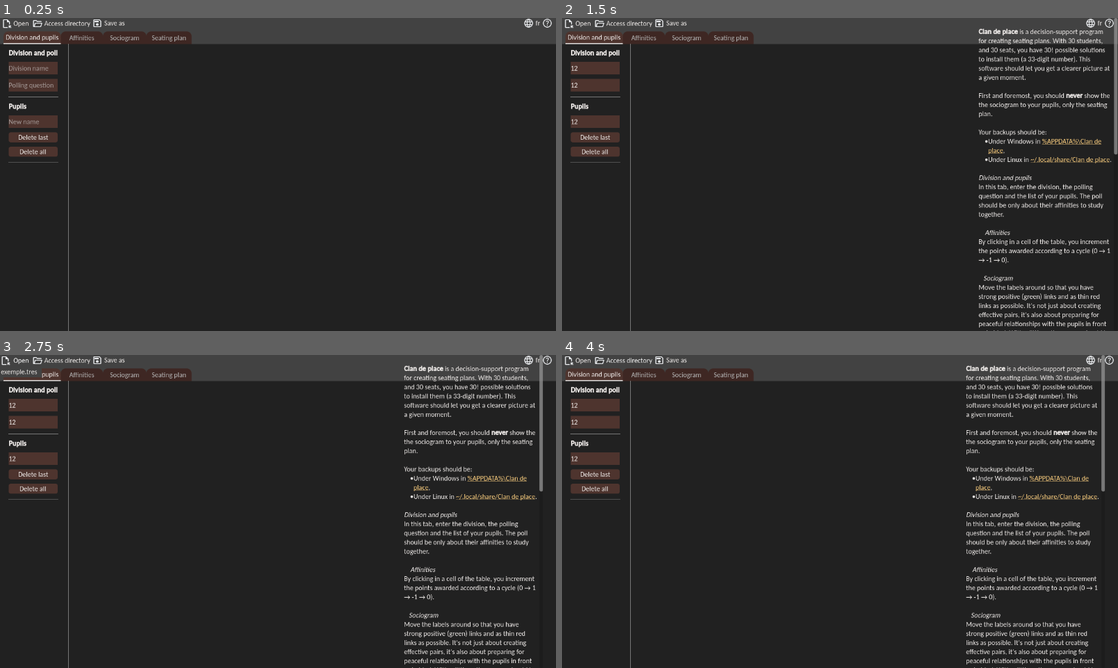
Above: before the commit, frames 1-4 (two rows, left to right).
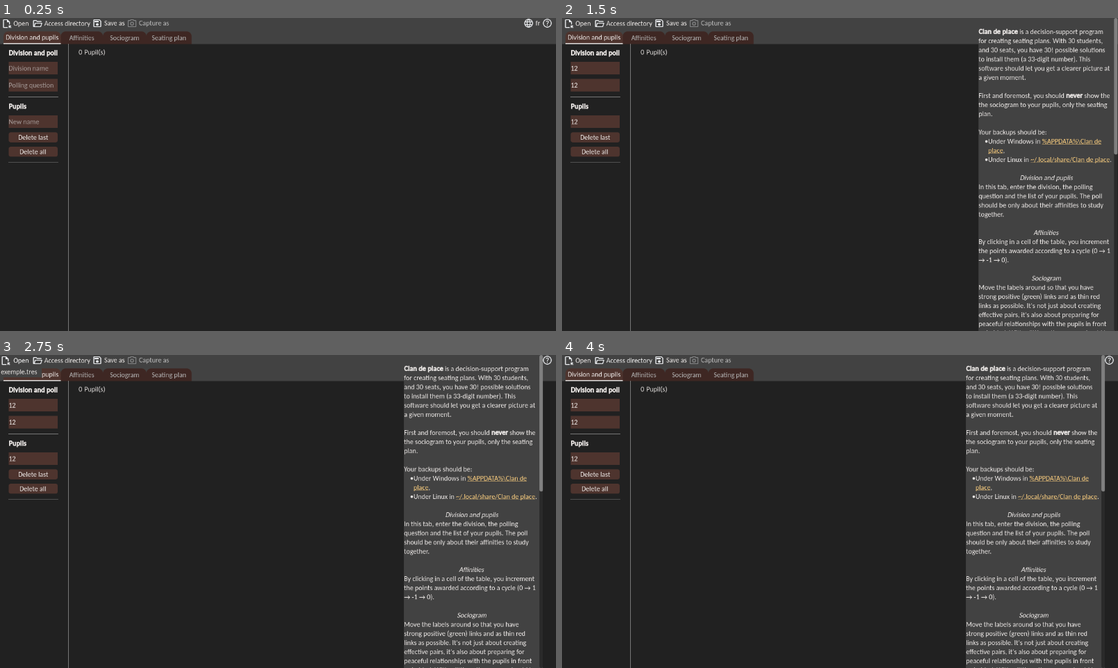
Above: after the commit, the same moments.

Repository: sebabilla/CDP
Game: Godot game, scene res://scenes/main.tscn
Same seed, same stepped clock (60 frames per second), same inputs: the game is played once before the commit and once after it.
Inputs (mouse positions are in pixels of both pictures, inside the frame that each line leads up to):
- Up to frame 1 (0.25 s): no input
- Up to frame 2 (1.5 s): click (595, 68) at 0.52 s; type "12" at 0.6 s; click (595, 83) at 0.75 s; type "12" at 0.83 s; click (595, 121) at 0.98 s; type "12" at 1.07 s; click (1112, 24) at 1.25 s
- Up to frame 3 (2.75 s): click "Open" at 2 s
- Up to frame 4 (4 s): click "Access directory" at 2.75 s; click "fr" at 3.5 s

The runs differ from the first frame. In frame 1, 0.1% of the frame differs, in the area x 14-31%, y 0-13%; in frame 2, 20%; in frame 3, 20%, in the area x 14-98%, y 0-100%; in frame 4, 20%.

Commit message:
mise en evidence de la ligne en cours dans le tableau

Diff:
--- a/exemples/exemple.tres
+++ b/exemples/exemple.tres
@@ -40,6 +40,6 @@
 
 [resource]
 script = ExtResource("2_n85q8")
-classe = ""
-question = ""
+classe = "50AEC"
+question = "Construire une pyramide ensemble?"
 eleves = Array[ExtResource("1_ddigd")]([SubResource("Resource_sg65j"), SubResource("Resource_oyxfg"), SubResource("Resource_rqd73"), SubResource("Resource_uktim"), SubResource("Resource_butf0")])
--- a/scenes/aide.tscn
+++ /dev/null
@@ -1,12 +0,0 @@
-[gd_scene load_steps=2 format=3 uid="uid://de4pmja24fjak"]
-
-[ext_resource type="Script" path="res://scenes/aide.gd" id="1_my0bf"]
-
-[node name="Aide" type="RichTextLabel"]
-offset_right = 40.0
-offset_bottom = 40.0
-bbcode_enabled = true
-script = ExtResource("1_my0bf")
-
-[connection signal="meta_clicked" from="." to="." method="_on_meta_clicked"]
-[connection signal="mouse_exited" from="." to="." method="_on_mouse_exited"]
--- a/scenes/grille_affinites.gd
+++ b/scenes/grille_affinites.gd
@@ -3,6 +3,11 @@
 
 const COULEURS = [Color("FF9100"), Color("EFEBE9"), Color("76FF03")]
 var N: int = 0
+var soulignage: Rect2 = Rect2(Vector2.ZERO, Vector2.ZERO)
+
+func _draw() -> void:
+	draw_rect(soulignage, Color("424242"))
+	print(soulignage)
 
 func ouverture() -> void:
 	_tout_nettoyer()
@@ -14,8 +19,13 @@
 	%Affinites.columns = N
 	_ajouter_les_cases()
 	_ajuster_les_tailles()
-	get_tree().process_frame.connect(_afficher_score_initiaux, CONNECT_ONE_SHOT)
-	get_tree().process_frame.connect(_desactiver_diagonale, CONNECT_ONE_SHOT)
+	get_tree().process_frame.connect(_ouverture_decalee, CONNECT_ONE_SHOT)
+
+func _ouverture_decalee() -> void:
+	_def_rect_souslignage()
+	_afficher_score_initiaux()
+	_desactiver_diagonale()
+
 
 func _tout_nettoyer() -> void:
 	for portenoeuds in [%NomsH, %NomsV, %Affinites]:
@@ -51,9 +61,7 @@
 	%Affinites.add_child(nouveau)
 
 func _ajuster_les_tailles() -> void:
-	if Gestion.section.eleves.size() <= 1:
-		return
-	var hauteur: int = %Affinites.get_child(1).size.y
+	var hauteur: int = %Affinites.get_child(0).size.y
 	var largeur: int = 0
 	for nom in %NomsH.get_children():
 		largeur = nom.size.x if nom.size.x > largeur else largeur
@@ -61,7 +69,22 @@
 		for noeud in portenoeuds.get_children():
 			noeud.custom_minimum_size = Vector2(largeur, hauteur)
 
+func _def_rect_souslignage() -> void:
+	var largeur: float = get_viewport_rect().size.x
+	var hauteur: int = %Affinites.get_child(0).size.y + 4
+	var decalagey: int = $MarginContainer.global_position.y - $MarginContainer.position.y
+	var posy: float = %Affinites.get_child(0).global_position.y - decalagey - 2
+	soulignage = Rect2(0, posy, largeur, hauteur)
+	queue_redraw()
+
+func _maj_soulignage(noeud: Button) -> void:
+	var decalagey: int = $MarginContainer.global_position.y - $MarginContainer.position.y
+	var posy: float = noeud.global_position.y - decalagey - 2
+	soulignage.position.y = posy
+	queue_redraw()
+
 func _on_button_grille_affinite_pressed(noeud: Button) -> void:
+	_maj_soulignage(noeud)
 	var indice: int = noeud.get_index()
 	var donneur: int = indice / N
 	var receveur: int = indice % N
--- a/scenes/grille_affinites.tscn
+++ b/scenes/grille_affinites.tscn
@@ -27,7 +27,7 @@
 [node name="HBoxContainer" type="HBoxContainer" parent="MarginContainer/VBoxContainer"]
 layout_mode = 2
 size_flags_vertical = 4
-theme_override_constants/separation = 10
+theme_override_constants/separation = 30
 
 [node name="Effacer" type="Button" parent="MarginContainer/VBoxContainer/HBoxContainer"]
 layout_mode = 2
@@ -53,6 +53,10 @@
 
 [node name="GridContainer" type="GridContainer" parent="MarginContainer/VBoxContainer/ScrollContainer"]
 layout_mode = 2
+size_flags_horizontal = 3
+size_flags_vertical = 3
+theme_override_constants/h_separation = 2
+theme_override_constants/v_separation = 2
 columns = 2
 
 [node name="CoinGauche" type="Label" parent="MarginContainer/VBoxContainer/ScrollContainer/GridContainer"]
--- a/scenes/aide.gd
+++ b/scenes/info.gd
@@ -1,10 +1,10 @@
-extends RichTextLabel
+extends ColorRect
 
 var ouvert: bool = false
 
 func _ready() -> void:
 	_set_taille()
-	position.x = get_viewport_rect().size.x + 1
+	position.x = 4000
 
 func ouverture_fermeture() -> void:
 	if ouvert: _fermeture()
@@ -33,7 +33,7 @@
 func _maj_textes() -> void:
 	var t1 = _aide()
 	var t2 = _a_propos()
-	text = t1 + t2
+	$RichTextLabel.text = t1 + t2
 
 func _aide() -> String:
 	var aide: Array[String] = [
@@ -44,16 +44,16 @@
 		" ",
 		tr("A1_SAUVEGARDES"),
 		" ",
-		"[i]" + tr("O0_CLASSE_ELEVES") + "[/i]",
+		"[center][i]" + tr("O0_CLASSE_ELEVES") + "[/i][/center]",
 		tr("A1_CLASSE_ELEVES"),
 		" ",
-		"[i]" + tr("O1_AFFINITES") + "[/i]",
+		"[center][i]" + tr("O1_AFFINITES") + "[/i][/center]",
 		tr("A1_AFFINITES"),
 		" ",
-		"[i]" + tr("O2_SOCIOGRAMME") + "[/i]",
+		"[center][i]" + tr("O2_SOCIOGRAMME") + "[/i][/center]",
 		tr("A1_SOCIOGRAMME"),
 		" ",
-		"[i]" + tr("O3_PLAN") + "[/i]",
+		"[center][i]" + tr("O3_PLAN") + "[/i][/center]",
 		tr("A1_PLAN1"),
 		tr("A1_PLAN2"),
 		tr("A1_PLAN3"),
@@ -75,7 +75,7 @@
 		texte += "[p]" + a + "[/p]"
 	return texte
 
-func _on_meta_clicked(meta: Variant) -> void:
+func _on_rich_text_label_meta_clicked(meta: Variant) -> void:
 	if str(meta).contains("~/.local/") and OS.get_name() == "Linux":
 		OS.shell_open(OS.get_data_dir() + "/Clan de place")
 	elif str(meta).contains("%APPDATA%") and OS.get_name() == "Windows":
@@ -83,6 +83,6 @@
 	else:
 		OS.shell_open(str(meta))
 
-func _on_mouse_exited() -> void:
+func _on_rich_text_label_mouse_exited() -> void:
 	if get_global_mouse_position().x < get_viewport_rect().size.x * 0.75:
 		ouverture_fermeture()
--- /dev/null
+++ b/scenes/info.tscn
@@ -0,0 +1,24 @@
+[gd_scene load_steps=2 format=3 uid="uid://ct5c8oe1c58wf"]
+
+[ext_resource type="Script" path="res://scenes/info.gd" id="1_gs3s7"]
+
+[node name="Info" type="ColorRect"]
+anchors_preset = 15
+anchor_right = 1.0
+anchor_bottom = 1.0
+grow_horizontal = 2
+grow_vertical = 2
+color = Color(0.258824, 0.258824, 0.258824, 1)
+script = ExtResource("1_gs3s7")
+
+[node name="RichTextLabel" type="RichTextLabel" parent="."]
+layout_mode = 1
+anchors_preset = 15
+anchor_right = 1.0
+anchor_bottom = 1.0
+grow_horizontal = 2
+grow_vertical = 2
+bbcode_enabled = true
+
+[connection signal="meta_clicked" from="RichTextLabel" to="." method="_on_rich_text_label_meta_clicked"]
+[connection signal="mouse_exited" from="RichTextLabel" to="." method="_on_rich_text_label_mouse_exited"]
--- a/scenes/main.gd
+++ b/scenes/main.gd
@@ -36,5 +36,5 @@
 		"sauvegarde_ouverte": %TabContainer.get_current_tab_control().ouverture()
 		"sauvegarder": $PopUpSauvegarde.ouverture(".tres")
 		"capturer": $PopUpSauvegarde.ouverture(".png")
-		"aide": $Aide.ouverture_fermeture()
+		"info": $Info.ouverture_fermeture()
 		_: return
--- a/scenes/main.tscn
+++ b/scenes/main.tscn
@@ -6,7 +6,7 @@
 [ext_resource type="PackedScene" uid="uid://0dxdn3mt4t5n" path="res://scenes/grille_affinites.tscn" id="4_n7g6h"]
 [ext_resource type="PackedScene" uid="uid://reoh1tvug01v" path="res://scenes/sociogr.tscn" id="5_56d66"]
 [ext_resource type="PackedScene" uid="uid://pe052tr7qrf1" path="res://scenes/plan.tscn" id="6_4wbmv"]
-[ext_resource type="PackedScene" uid="uid://de4pmja24fjak" path="res://scenes/aide.tscn" id="7_1wosq"]
+[ext_resource type="PackedScene" uid="uid://ct5c8oe1c58wf" path="res://scenes/info.tscn" id="7_r3fpg"]
 [ext_resource type="PackedScene" uid="uid://biao1gflwm3w0" path="res://scenes/pop_up_sauvegarde.tscn" id="7_up58a"]
 
 [sub_resource type="Theme" id="Theme_at23l"]
@@ -63,8 +63,13 @@
 layout_mode = 2
 metadata/_tab_index = 3
 
-[node name="Aide" parent="." instance=ExtResource("7_1wosq")]
+[node name="Info" parent="." instance=ExtResource("7_r3fpg")]
 layout_mode = 0
+anchors_preset = 0
+anchor_right = 0.0
+anchor_bottom = 0.0
+grow_horizontal = 1
+grow_vertical = 1
 
 [node name="PopUpSauvegarde" parent="." instance=ExtResource("7_up58a")]
 visible = false
--- a/scenes/menu.gd
+++ b/scenes/menu.gd
@@ -4,7 +4,6 @@
 
 var sauvegarde_possible: bool = true
 var noms_sauvegardes: PackedStringArray = ["rien"]
-var dossier: String = "pas de dossier de sauvegarde"
 var fr: Array[String] = ["fr", "fr_FR", "fr_BE", "fr_CA", "fr_CH", "fr_LU"]
 
 func _ready() -> void:
@@ -35,17 +34,17 @@
 	message.emit("capturer")
 
 func cacher_capturer() -> void:
-	$Capturer.hide()
+	$Capturer.disabled = true
 
 func montrer_capturer() -> void:
 	if not sauvegarde_possible: return
-	$Capturer.show()
+	$Capturer.disabled = false
 
 func cacher_manip_sauveg() -> void:
-	$Ouvrir.hide()
-	$Dossier.hide()
-	$Sauvegarder.hide()
-	$Capturer.hide()
+	$Ouvrir.disabled = true
+	$Dossier.disabled = true
+	$Sauvegarder.disabled = true
+	$Capturer.disabled = true
 	sauvegarde_possible = false
 
 func _on_langue_pressed() -> void:
@@ -58,4 +57,4 @@
 	message.emit("langue_changee")
 
 func _on_aide_pressed() -> void:
-	message.emit("aide")
+	message.emit("info")
--- a/scenes/pop_up_sauvegarde.gd
+++ b/scenes/pop_up_sauvegarde.gd
@@ -5,11 +5,12 @@
 
 func ouverture(extension: String) -> void:
 	%NomSauveg.grab_focus()
+	_set_sauvegarde_conseillee()
 	_set_extension(extension)
 	show()
 
-func _set_sauvegarde_conseillee(texte: String) -> void:
-	%NomSauveg.text = texte
+func _set_sauvegarde_conseillee() -> void:
+	%NomSauveg.text = Gestion.get_nom_section()
 
 func _set_extension(texte: String) -> void:
 	%Extension.text = texte
--- a/scenes/section_eleves.gd
+++ b/scenes/section_eleves.gd
@@ -14,7 +14,7 @@
 	if texte_formate == "":
 		return
 	if Gestion.set_nom_section(texte_formate):
-		_set_titre_fenetre()
+		Gestion._set_titre_fenetre()
 
 func _on_entree_question_text_submitted(new_text: String) -> void:
 	%EntreeQuestion.clear()
@@ -22,7 +22,7 @@
 	if texte_formate == "":
 		return
 	if Gestion.set_question(texte_formate):
-		_set_titre_fenetre()
+		Gestion._set_titre_fenetre()
 
 # changer les eleves
 func _on_entree_eleve_text_submitted(new_text: String) -> void:
@@ -42,13 +42,8 @@
 		_afficher_liste()
 
 func _afficher_liste() -> void:
+	%Comptage.text = str(Gestion.get_nb_eleve())
 	var liste: String = ""
 	for nom in Gestion.liste_eleves():
 		liste = liste + nom + "\n"
 	%Liste.text = liste
-
-func _set_titre_fenetre() -> void:
-	var classe: String = "    " + Gestion.section.classe + " : "
-	var question: String = Gestion.section.question
-	var titre: String = tr("TITRE") + classe + question
-	DisplayServer.window_set_title(titre)
--- a/scenes/section_eleves.tscn
+++ b/scenes/section_eleves.tscn
@@ -100,7 +100,22 @@
 theme_override_constants/margin_right = 8
 theme_override_constants/margin_bottom = 8
 
-[node name="Liste" type="RichTextLabel" parent="HBoxContainer/MarginContainer2"]
+[node name="VBoxContainer" type="VBoxContainer" parent="HBoxContainer/MarginContainer2"]
+layout_mode = 2
+
+[node name="HBoxContainer" type="HBoxContainer" parent="HBoxContainer/MarginContainer2/VBoxContainer"]
+layout_mode = 2
+
+[node name="Comptage" type="Label" parent="HBoxContainer/MarginContainer2/VBoxContainer/HBoxContainer"]
+unique_name_in_owner = true
+layout_mode = 2
+size_flags_horizontal = 0
+
+[node name="Label" type="Label" parent="HBoxContainer/MarginContainer2/VBoxContainer/HBoxContainer"]
+layout_mode = 2
+text = "O04_ELEVES"
+
+[node name="Liste" type="RichTextLabel" parent="HBoxContainer/MarginContainer2/VBoxContainer"]
 unique_name_in_owner = true
 layout_mode = 2
 bbcode_enabled = true
--- a/scripts/enregistrer.gd
+++ b/scripts/enregistrer.gd
@@ -31,6 +31,7 @@
 		var nouveau: Resource = ResourceLoader.load(nom_sauvegarde)
 		if nouveau is Section:
 			Gestion.nouvelle_section(nouveau)
+			Gestion._set_titre_fenetre()
 		else: return false
 	return true
 
--- a/scripts/gestion.gd
+++ b/scripts/gestion.gd
@@ -5,19 +5,22 @@
 ## Toutes les fonctions devraient retourner une valeur interpretable.
 extends Node
 
-const TAILLE_TABLE: Vector2 = Vector2(128, 96)
+const TAILLE_TABLE: Vector2 = Vector2(128, 80)
 
 var section: Section = Section.new()
 
 func nouvelle_section(sec: Section):
 	section = sec
 
-# fonctions pour definir la classe et ses eleves ou les lire
+# fonctions pour gerer la classe et la question
 func set_nom_section(nom: String) -> bool:
 	if nom.length() > 0 and nom != section.classe:
 		section.classe = nom
 		return true
 	return false
+
+func get_nom_section() -> String:
+	return section.classe
 
 func set_question(question: String) -> bool:
 	if question.length() > 0 and question != section.question:
@@ -25,6 +28,13 @@
 		return true
 	return false
 
+func _set_titre_fenetre() -> void:
+	var classe: String = "    " + section.classe + " : "
+	var question: String = section.question
+	var titre: String = tr("TITRE") + classe + question
+	DisplayServer.window_set_title(titre)
+
+# functions pour gerer les eleves
 func get_nb_eleve() -> int:
 	return section.eleves.size()
 
--- a/theme_global/plan.tres
+++ b/theme_global/plan.tres
@@ -181,6 +181,7 @@
 Aide/fonts/italics_font = SubResource("FontVariation_yahac")
 Aide/styles/normal = SubResource("StyleBoxFlat_j0hgb")
 BoutonMenu/base_type = &"Button"
+BoutonMenu/colors/font_disabled_color = Color(0.741176, 0.741176, 0.741176, 1)
 BoutonMenu/styles/disabled = SubResource("StyleBoxEmpty_2pu2m")
 BoutonMenu/styles/focus = SubResource("StyleBoxEmpty_weyq6")
 BoutonMenu/styles/hover = SubResource("StyleBoxEmpty_o4sdg")
--- a/traductions/traductions.csv
+++ b/traductions/traductions.csv
@@ -16,6 +16,7 @@
 O03_ELEVE,Nom à ajouter,New name
 O03_SUPPR_NOM,Effacer dernier,Delete last
 O03_EFFACER_ELEVES,Effacer tous,Delete all
+O04_ELEVES,Élève(s),Pupil(s)
 O1_AFFINITES,    Affinités    ,    Affinities
 O11_LECTURE_TABLEAU,Lecture : Les élèves de la colonne de gauche ont donné des points d’affinité aux élèves de la ligne du haut.,Reading : Pupils in the left-hand column have awarded affinity points to pupils in the top row.
 O12_EFFACER_AFFINITES,Effacer toutes les affinités,Delete all affinities
Not shown, changed: export_presets.cfg
Binary file changed: traductions/traductions.en.translation
Binary file changed: traductions/traductions.fr.translation
